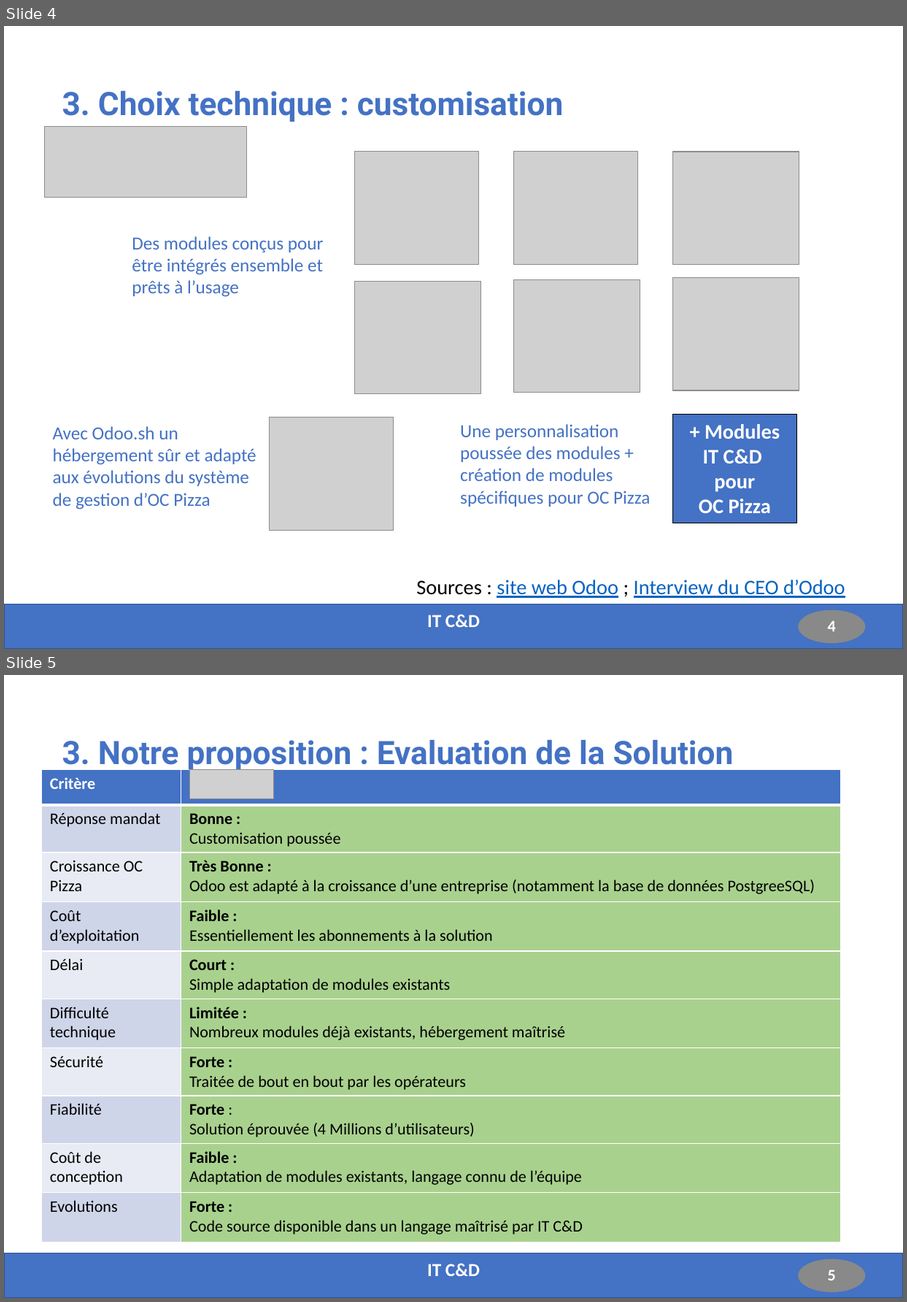
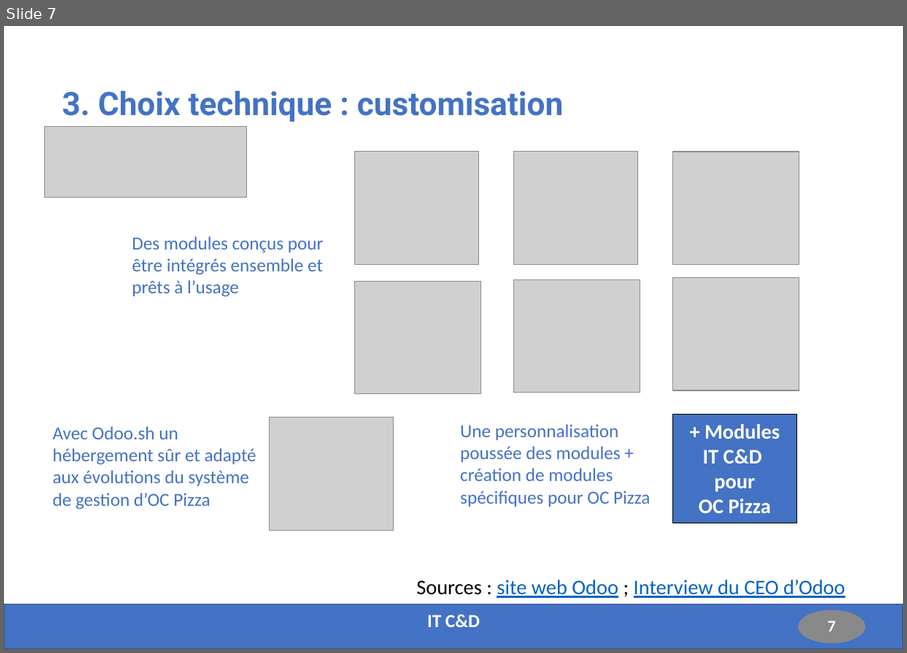
Before and after one commit to Fabrice-64/OC_Project_6, a slide deck: Presentation_Projet_6.pptx. Shown one above the other, each under a label of ours: slides 4 and 5 before the commit, slide 7 after it. The pictures are 907x1302 and 907x653 pixels, drawn with LibreOffice and Linux fonts; fonts in the diff are those of the drawing; grey boxes stand for pictures. Boxes give left, top, right and bottom in pixels: in the first picture for what was removed or moved away, otherwise in the second. Text is boxed around its words. In the diff, an @@ line names an element or a change of style, - is before the commit and + after.

```diff
--- a/Presentation_Projet_6.pptx
+++ b/Presentation_Projet_6.pptx
@@ slide 5 removed at (4, 675, 903, 1298), background #FFFFFF; not listed: 2 template elements that a slide beside it also shows @@
@@ title removed at (62, 740, 734, 772) @@
-3. Notre proposition : Evaluation de la Solution
@@ table removed at (41, 770, 841, 1240), 10 rows, 2 columns @@
-Critère | 
-Réponse mandat | Bonne : / Customisation poussée
-Croissance OC Pizza | Très Bonne : / Odoo est adapté à la croissance d’une entreprise (notamment la base de données PostgreeSQL)
-Coût d’exploitation | Faible : / Essentiellement les abonnements à la solution
-Délai | Court : / Simple adaptation de modules existants
-Difficulté technique | Limitée : / Nombreux modules déjà existants, hébergement maîtrisé
-Sécurité | Forte : / Traitée de bout en bout par les opérateurs
-Fiabilité | Forte : / Solution éprouvée (4 Millions d’utilisateurs)
-Coût de conception | Faible : / Adaptation de modules existants, langage connu de l’équipe
-Evolutions | Forte : / Code source disponible dans un langage maîtrisé par IT C&D
@@ picture removed at (190, 770, 274, 798) @@
@@ text removed at (427, 1263, 480, 1276) @@
-IT C&D
@@ what was slide 4 is now slide 7 @@
@@ page number at (828, 621, 836, 631): text changed @@
-4
+7
```
Also in this commit, not shown: 2 slides changed, 3 slides added, 1 other slide removed, 2 other files.
